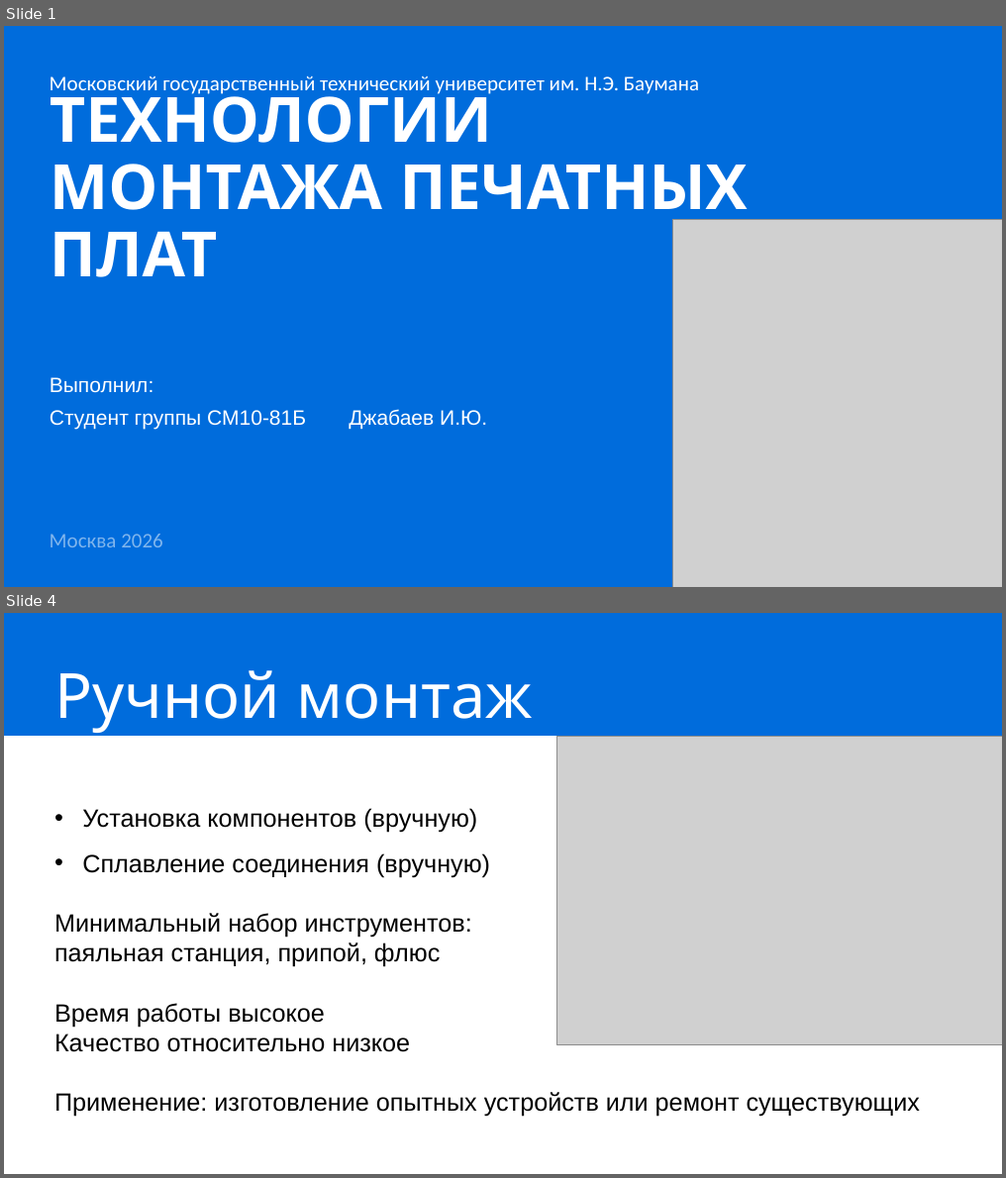
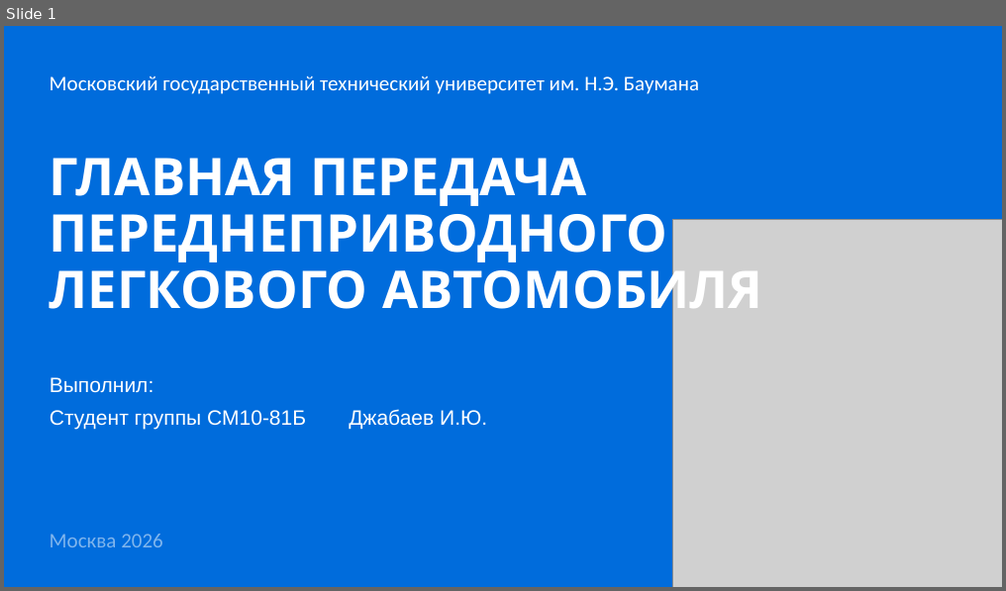
Before and after one commit to IbrahimDzheby/Diplom, a slide deck: НИРС2/Защита.pptx. Shown one above the other, each under a label of ours: slides 1 and 4 before the commit, slide 1 after it; the slides between them are not shown. The pictures are 1006x1178 and 1006x591 pixels, drawn with LibreOffice and Linux fonts; fonts in the diff are those of the drawing; grey boxes stand for pictures. Boxes give left, top, right and bottom in pixels: in the first picture for what was removed or moved away, otherwise in the second. Text is boxed around its words. In the diff, an @@ line names an element or a change of style, - is before the commit and + after.

```diff
--- a/НИРС2/Защита.pptx
+++ b/НИРС2/Защита.pptx
@@ slide 4 removed at [4, 613, 1002, 1174], background #FFFFFF @@
@@ rectangle removed at [4, 613, 1002, 736] @@
@@ title removed at [54, 670, 533, 733] @@
-Ручной монтаж
@@ picture removed at [557, 736, 1002, 1045] @@
@@ text removed at [54, 808, 921, 1117] @@
-• Установка компонентов (вручную)
-• Сплавление соединения (вручную)
-Минимальный набор инструментов:
-паяльная станция, припой, флюс
-Время работы высокое
-Качество относительно низкое
-Применение: изготовление опытных устройств или ремонт существующих
@@ slide 1 changed as well @@
@@ title at [50, 158, 763, 322]: text changed; size 60 to 50 pt @@
-ТЕХНОЛОГИИ МОНТАЖА ПЕЧАТНЫХ ПЛАТ
+ГЛАВНАЯ ПЕРЕДАЧА
+ПЕРЕДНЕПРИВОДНОГО
+ЛЕГКОВОГО АВТОМОБИЛЯ
```
Also in this commit, not shown: 11 slides added, 9 other slides removed, 20 other files.
